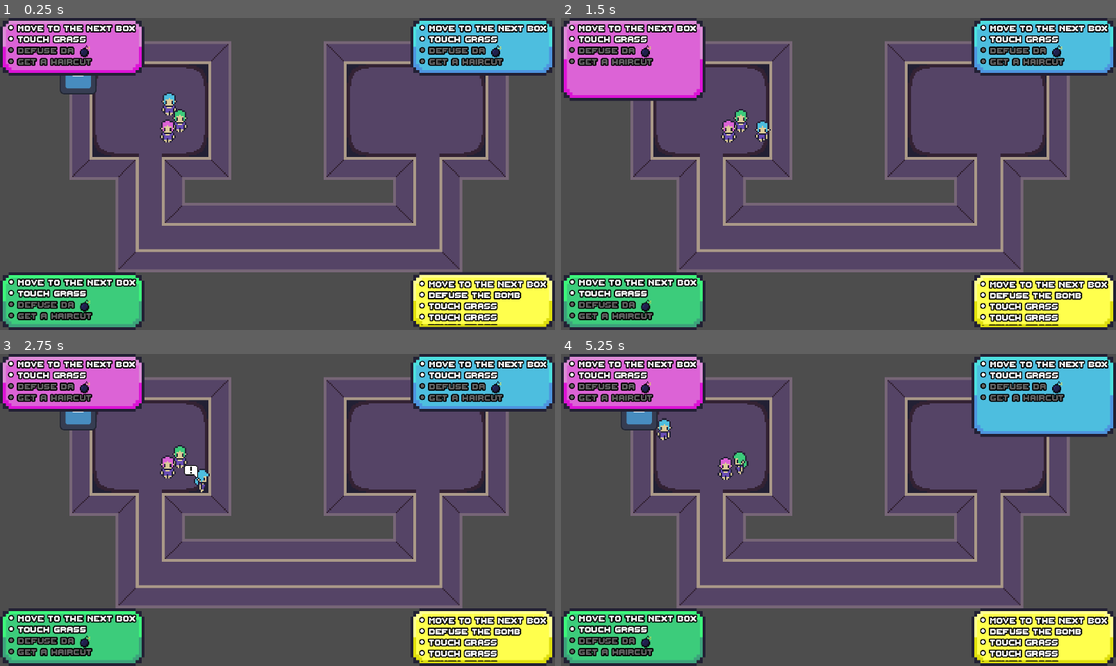
Above: before the commit, frames 1-4 (two rows, left to right).
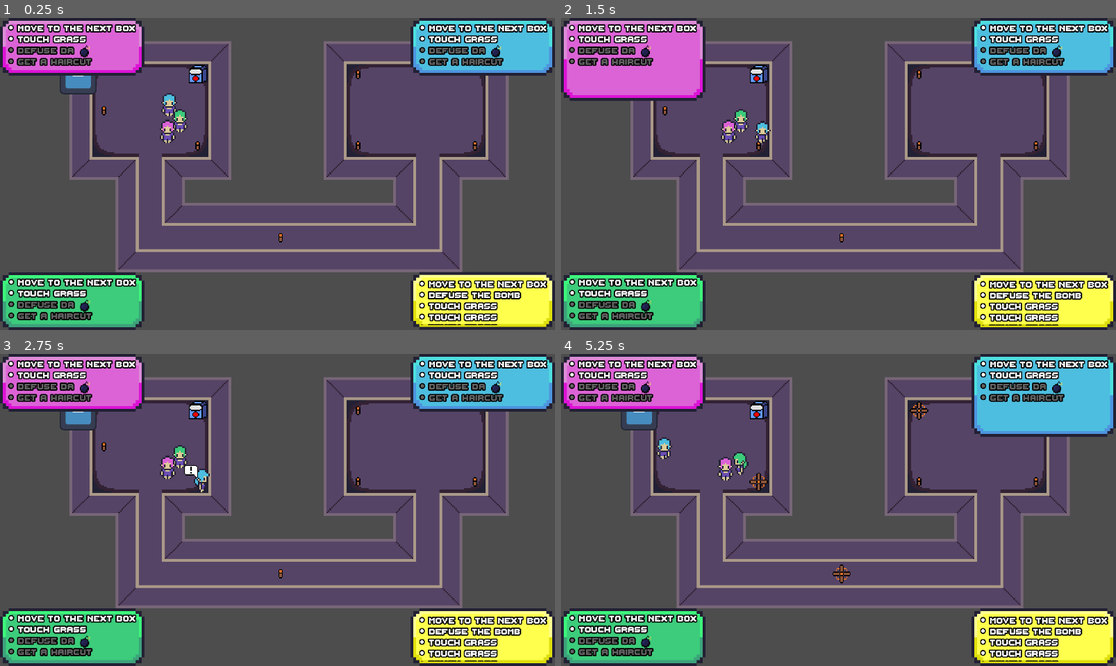
Above: after the commit, the same moments.

Repository: Nebulea-dev/Task-tastrophe
Game: Godot game, scene res://Level1.tscn
Same seed, same stepped clock (60 frames per second), same inputs: the game is played once before the commit and once after it. The engine's default icon, where the game draws it, is replaced by a stand-in: a white triangle on a blue panel in a dark square.
Inputs:
- Up to frame 1 (0.25 s): no input
- Up to frame 2 (1.5 s): hold D (player1_right) 0.53-1.28 s; tap Q (player1_kick) at 0.6 s; tap Enter at 1.25 s; hold S (player1_down) from 1.28 s (still down); tap F (player1_mission) at 1.35 s
- Up to frame 3 (2.75 s): release S (player1_down) at 2.03 s; hold D (player1_right) from 2.03 s (still down); tap E (player1_ping) at 2.1 s
- Up to frame 4 (5.25 s): tap Space at 2.75 s; release D (player1_right) at 2.78 s; hold W (player1_up) 2.78-3.53 s; tap Down (player2_down) at 2.85 s; hold A (player1_left) 3.53-5.03 s; tap Keypad 1 (player2_kick) at 3.6 s; tap Left (player2_left) at 4.35 s; hold S (player1_down) from 5.03 s (still down); tap Keypad 2 (player2_mission) at 5.1 s

The runs differ from the first frame. In frame 1, 0.4% of the frame differs, in the area x 18-86%, y 14-72%; in frame 2, 0.4%; in frame 3, 0.3%; in frame 4, 0.9%, in the area x 17-86%, y 14-74%.
Error in both runs: Invalid access to property or key 'target_position' on a base object of type 'null instance'. (res://objects/player/PlayerDetection.gd:19)

Commit message:
feat: Targets Challenge

Diff:
--- a/Level1.tscn
+++ b/Level1.tscn
@@ -6,6 +6,8 @@
 [ext_resource type="PackedScene" uid="uid://c5jgntdpyqlxn" path="res://objects/InputManager.tscn" id="2_4bkhm"]
 [ext_resource type="PackedScene" path="res://UI.tscn" id="2_h6k3s"]
 [ext_resource type="Script" path="res://props_manager.gd" id="4_3e5oy"]
+[ext_resource type="PackedScene" uid="uid://beh4nrm2234e4" path="res://objects/props/walkable_tiles/MoveTarget.tscn" id="7_2lkxp"]
+[ext_resource type="PackedScene" uid="uid://0mw6m5dok2hq" path="res://objects/managers/TargetManager.tscn" id="7_3km8w"]
 
 [sub_resource type="TileSetAtlasSource" id="TileSetAtlasSource_38thi"]
 texture = ExtResource("2_1xipb")
@@ -55,6 +57,7 @@
 [node name="UI" parent="." instance=ExtResource("2_h6k3s")]
 
 [node name="Layer0" type="TileMapLayer" parent="."]
+z_index = -1
 use_parent_material = true
 scale = Vector2(5, 5)
 tile_map_data = PackedByteArray("AAADAAEAAAAEAAAAAAAEAAEAAAAFAAAAAAAFAAEAAAAFAAAAAAAGAAEAAAAFAAAAAAAJAAEAAAAGAAAAAAAHAA …(2192 unchanged characters)…
@@ -68,3 +71,26 @@
 script = ExtResource("4_3e5oy")
 
 [node name="InputManager" parent="." instance=ExtResource("2_4bkhm")]
+
+[node name="TargetManager" parent="." instance=ExtResource("7_3km8w")]
+position = Vector2(685, 194)
+
+[node name="MoveTargetList" type="Node2D" parent="."]
+
+[node name="MoveTarget" parent="MoveTargetList" instance=ExtResource("7_2lkxp")]
+position = Vector2(684, 443)
+
+[node name="MoveTarget2" parent="MoveTargetList" instance=ExtResource("7_2lkxp")]
+position = Vector2(1239, 196)
+
+[node name="MoveTarget3" parent="MoveTargetList" instance=ExtResource("7_2lkxp")]
+position = Vector2(1643, 443)
+
+[node name="MoveTarget4" parent="MoveTargetList" instance=ExtResource("7_2lkxp")]
+position = Vector2(1239, 442)
+
+[node name="MoveTarget5" parent="MoveTargetList" instance=ExtResource("7_2lkxp")]
+position = Vector2(971, 761)
+
+[node name="MoveTarget6" parent="MoveTargetList" instance=ExtResource("7_2lkxp")]
+position = Vector2(360, 321)
--- /dev/null
+++ b/objects/managers/TargetManager.tscn
@@ -0,0 +1,110 @@
+[gd_scene load_steps=11 format=3 uid="uid://0mw6m5dok2hq"]
+
+[ext_resource type="Script" path="res://objects/managers/target_manager.gd" id="1_cu1ob"]
+[ext_resource type="Texture2D" uid="uid://b3dt4srdghutp" path="res://objects/managers/TargetManager.png" id="2_im34e"]
+[ext_resource type="AudioStream" uid="uid://d318x3uh7iwry" path="res://assets/snd_dumbvictory.wav" id="3_66l6o"]
+[ext_resource type="AudioStream" uid="uid://cpsqvh0bmm865" path="res://assets/snd_hurt1.wav" id="4_51amw"]
+[ext_resource type="AudioStream" uid="uid://hmwexfwn40po" path="res://assets/Wiz Khalifa - See You Again ft. Charlie Puth [Official Video] Furious 7 Soundtrack.wav" id="5_edkeg"]
+
+[sub_resource type="Animation" id="Animation_a0vs4"]
+length = 0.3
+loop_mode = 1
+tracks/0/type = "value"
+tracks/0/imported = false
+tracks/0/enabled = true
+tracks/0/path = NodePath(".:frame")
+tracks/0/interp = 1
+tracks/0/loop_wrap = false
+tracks/0/keys = {
+"times": PackedFloat32Array(0, 0.1, 0.2),
+"transitions": PackedFloat32Array(1, 1, 1),
+"update": 1,
+"values": [0, 1, 2]
+}
+
+[sub_resource type="Animation" id="Animation_hgml6"]
+length = 0.2
+loop_mode = 1
+tracks/0/type = "value"
+tracks/0/imported = false
+tracks/0/enabled = true
+tracks/0/path = NodePath(".:frame")
+tracks/0/interp = 1
+tracks/0/loop_wrap = false
+tracks/0/keys = {
+"times": PackedFloat32Array(0, 0.1),
+"transitions": PackedFloat32Array(1, 1),
+"update": 1,
+"values": [0, 1]
+}
+
+[sub_resource type="AnimationLibrary" id="AnimationLibrary_kpcpu"]
+_data = {
+"Open": SubResource("Animation_a0vs4"),
+"default": SubResource("Animation_hgml6")
+}
+
+[sub_resource type="RectangleShape2D" id="RectangleShape2D_ev5t7"]
+size = Vector2(64, 64)
+
+[sub_resource type="CircleShape2D" id="CircleShape2D_2heun"]
+radius = 72.1734
+
+[node name="TargetManager" type="Node2D"]
+script = ExtResource("1_cu1ob")
+
+[node name="TargetManager" type="Sprite2D" parent="."]
+z_index = -1
+texture_filter = 1
+scale = Vector2(4, 4)
+texture = ExtResource("2_im34e")
+hframes = 2
+frame = 1
+metadata/_aseprite_wizard_interface_config_ = {
+"pending_changes": {}
+}
+metadata/_aseprite_wizard_config_ = {
+"i_mode": -1,
+"keep_anim_length": false,
+"layers": [],
+"o_ex_p": "",
+"o_folder": "",
+"o_name": "",
+"only_visible": false,
+"player": "AnimationPlayer",
+"slice": "",
+"source": "res://Aseprite/objectives/TargetManager.aseprite"
+}
+metadata/_aseprite_wizard_source_file_hash_ = "323effe944aee1d3d68cf22f3ea22196"
+
+[node name="AnimationPlayer" type="AnimationPlayer" parent="."]
+root_node = NodePath("../TargetManager")
+libraries = {
+"": SubResource("AnimationLibrary_kpcpu")
+}
+
+[node name="StaticBody2D" type="StaticBody2D" parent="."]
+collision_layer = 64
+collision_mask = 64
+
+[node name="CollisionShape2D" type="CollisionShape2D" parent="StaticBody2D"]
+shape = SubResource("RectangleShape2D_ev5t7")
+
+[node name="Area2D" type="Area2D" parent="."]
+collision_layer = 3
+collision_mask = 3
+
+[node name="CollisionShape2D" type="CollisionShape2D" parent="Area2D"]
+shape = SubResource("CircleShape2D_2heun")
+
+[node name="StartSound" type="AudioStreamPlayer" parent="."]
+stream = ExtResource("3_66l6o")
+
+[node name="TargetCloseSound" type="AudioStreamPlayer" parent="."]
+stream = ExtResource("4_51amw")
+
+[node name="FinishTargetsSound" type="AudioStreamPlayer" parent="."]
+stream = ExtResource("5_edkeg")
+volume_db = -6.039
+
+[connection signal="body_entered" from="Area2D" to="." method="_on_area_2d_body_entered"]
--- /dev/null
+++ b/objects/managers/target_manager.gd
@@ -0,0 +1,43 @@
+extends Node2D
+
+var currTargetList : Array[MoveTarget]
+var activatedTargetList : Array[MoveTarget]
+
+var isChallengeStarted : bool = false
+var nbInChallenge : int = 3
+var currInChallenge : int = -1
+
+# Called when the node enters the scene tree for the first time.
+func _ready() -> void:
+	var targetList: Node2D = get_parent().get_node("./MoveTargetList")
+
+	for child in targetList.get_children():
+		if child is MoveTarget:
+			currTargetList.append(child)
+
+
+# Called every frame. 'delta' is the elapsed time since the previous frame.qs
+func _process(delta: float) -> void:
+	pass
+
+
+func _on_area_2d_body_entered(body: Node2D) -> void:
+	if not isChallengeStarted:
+		if body is Player:
+			isChallengeStarted = true
+			$StartSound.play()
+			currTargetList.shuffle()
+			currInChallenge = nbInChallenge
+			for i in range(nbInChallenge):
+				var currTarget: MoveTarget = currTargetList[i]
+				activatedTargetList.append(currTarget)
+				currTarget.open_target(body.playerIndex)
+				currTarget.target_finished.connect(_on_target_finished)
+
+func _on_target_finished() -> void:
+	currInChallenge -= 1
+	if(currInChallenge > 0):
+		$TargetCloseSound.play()
+	else:
+		$FinishTargetsSound.play()
+		isChallengeStarted = false
--- a/objects/player/Player.tscn
+++ b/objects/player/Player.tscn
@@ -141,7 +141,7 @@
 [node name="PingSound" type="AudioStreamPlayer" parent="."]
 stream = ExtResource("5_bop6s")
 
-[node name="Node" type="Node" parent="."]
+[node name="Node" type="Node2D" parent="."]
 script = ExtResource("3_4ou25")
 
 [node name="RayCast2D3" type="RayCast2D" parent="Node2D"]
@@ -152,7 +152,6 @@
 
 [node name="RayCast2D4" type="RayCast2D" parent="Node2D"]
 position = Vector2(0, 19)
-target_position = Vector2(0, -75)
 collision_mask = 64
 metadata/Direction = 90.0
 
--- a/objects/player/player.gd
+++ b/objects/player/player.gd
@@ -1,6 +1,7 @@
 extends CharacterBody2D
 
 class_name Player
+
 var kick_res = preload("res://objects/projectiles/Kick.tscn")
 var ping_res = preload("res://objects/projectiles/Ping.tscn")
 
--- /dev/null
+++ b/objects/props/walkable_tiles/MoveTarget.tscn
@@ -0,0 +1,70 @@
+[gd_scene load_steps=6 format=3 uid="uid://beh4nrm2234e4"]
+
+[ext_resource type="Script" path="res://objects/props/walkable_tiles/move_target.gd" id="1_c10gl"]
+[ext_resource type="Texture2D" uid="uid://b4b2wbh4mqdst" path="res://objects/props/walkable_tiles/Targets.png" id="1_fy7ps"]
+
+[sub_resource type="RectangleShape2D" id="RectangleShape2D_el67d"]
+size = Vector2(64, 64)
+
+[sub_resource type="Animation" id="Animation_cbhgw"]
+resource_name = "Open"
+length = 0.3
+loop_mode = 1
+tracks/0/type = "value"
+tracks/0/imported = false
+tracks/0/enabled = true
+tracks/0/path = NodePath("Sprite2D:frame")
+tracks/0/interp = 1
+tracks/0/loop_wrap = false
+tracks/0/keys = {
+"times": PackedFloat32Array(0, 0.1, 0.2),
+"transitions": PackedFloat32Array(1, 1, 1),
+"update": 1,
+"values": [0, 1, 2]
+}
+
+[sub_resource type="AnimationLibrary" id="AnimationLibrary_qoai7"]
+_data = {
+"Open": SubResource("Animation_cbhgw")
+}
+
+[node name="MoveTarget" type="Node2D"]
+script = ExtResource("1_c10gl")
+
+[node name="Area2D" type="Area2D" parent="."]
+collision_layer = 3
+collision_mask = 3
+
+[node name="CollisionShape2D" type="CollisionShape2D" parent="Area2D"]
+shape = SubResource("RectangleShape2D_el67d")
+
+[node name="Sprite2D" type="Sprite2D" parent="."]
+z_index = -1
+texture_filter = 1
+scale = Vector2(4, 4)
+texture = ExtResource("1_fy7ps")
+hframes = 2
+vframes = 2
+metadata/_aseprite_wizard_interface_config_ = {
+"pending_changes": {}
+}
+metadata/_aseprite_wizard_config_ = {
+"i_mode": -1,
+"keep_anim_length": false,
+"layers": [],
+"o_ex_p": "",
+"o_folder": "",
+"o_name": "",
+"only_visible": false,
+"player": "AnimationPlayer",
+"slice": "",
+"source": "res://Aseprite/objectives/Targets.aseprite"
+}
+metadata/_aseprite_wizard_source_file_hash_ = "b27d05d8f0b5ddb1710bfeaa6ec5e398"
+
+[node name="AnimationPlayer" type="AnimationPlayer" parent="."]
+libraries = {
+"": SubResource("AnimationLibrary_qoai7")
+}
+
+[connection signal="body_entered" from="Area2D" to="." method="_on_area_2d_body_entered"]
--- /dev/null
+++ b/objects/props/walkable_tiles/move_target.gd
@@ -0,0 +1,34 @@
+extends Node2D
+
+class_name MoveTarget
+
+signal target_finished
+
+@onready var moveTargetAnimation = $AnimationPlayer
+
+var usable : bool = false
+var playerActiveId: int = -1
+
+# Called when the node enters the scene tree for the first time.
+func _ready() -> void:
+	pass # Replace with function body.
+
+
+# Called every frame. 'delta' is the elapsed time since the previous frame.
+func _process(delta: float) -> void:
+	pass
+
+func open_target(id: int) -> void:
+	usable = true
+	playerActiveId = id
+	moveTargetAnimation.play("Open")
+
+
+
+func _on_area_2d_body_entered(body: Node2D) -> void:
+	if usable:
+		if body is Player:
+			if body.playerIndex == playerActiveId:
+				usable = false
+				target_finished.emit()
+				moveTargetAnimation.stop()
Binary file added: Aseprite/objectives/TargetManager.aseprite
Not shown, added: Aseprite/objectives/TargetManager.aseprite.import
Binary file added: Aseprite/objectives/TargetManager.png
Not shown, added: Aseprite/objectives/TargetManager.png.import
Binary file added: Aseprite/objectives/Targets.aseprite
Not shown, added: Aseprite/objectives/Targets.aseprite.import
Binary file added: Aseprite/objectives/Targets.png
Not shown, added: Aseprite/objectives/Targets.png.import
Not shown: 1 places in Level1.tscn that only renumber resources
Not shown, added: assets/Wiz Khalifa - See You Again ft. Charlie Puth [Official Video] Furious 7 Soundtrack.wav.import
Not shown, added: assets/snd_dumbvictory.wav.import
Not shown, added: assets/snd_hurt1.wav.import
(and 11 more such lines)
